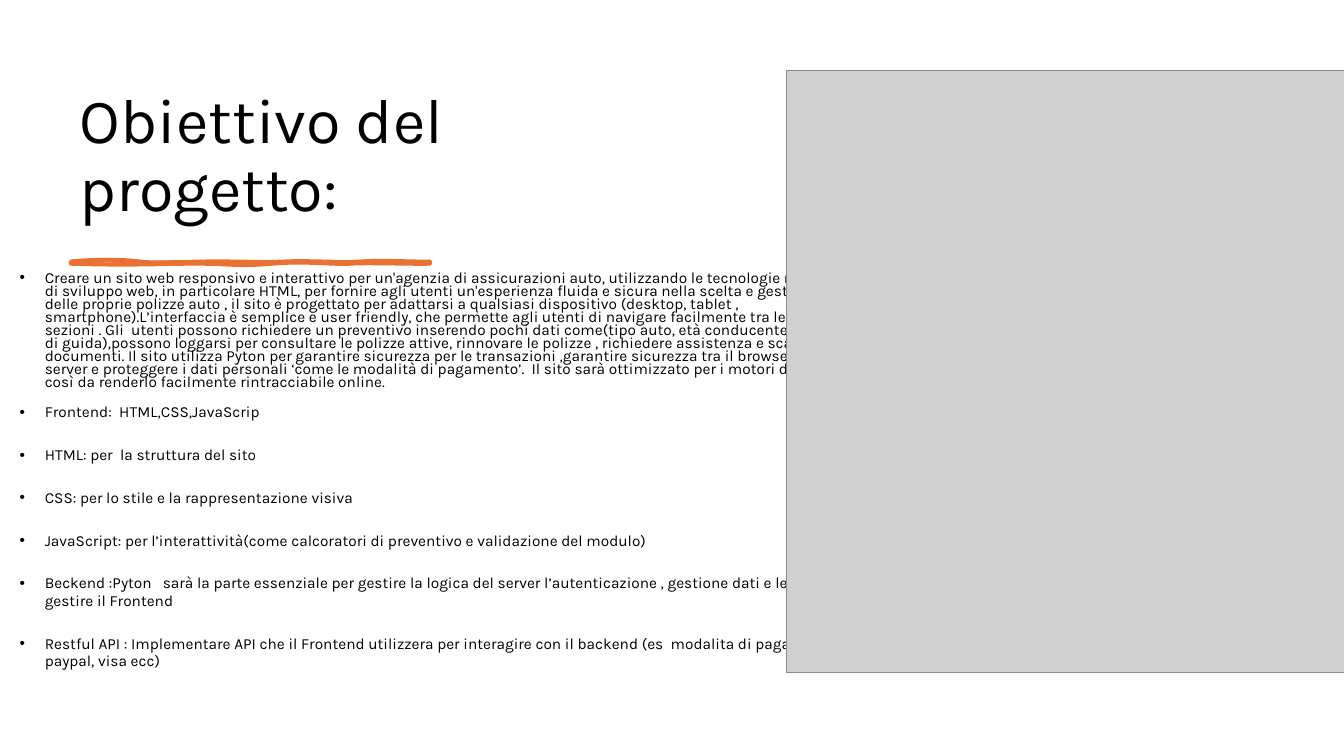
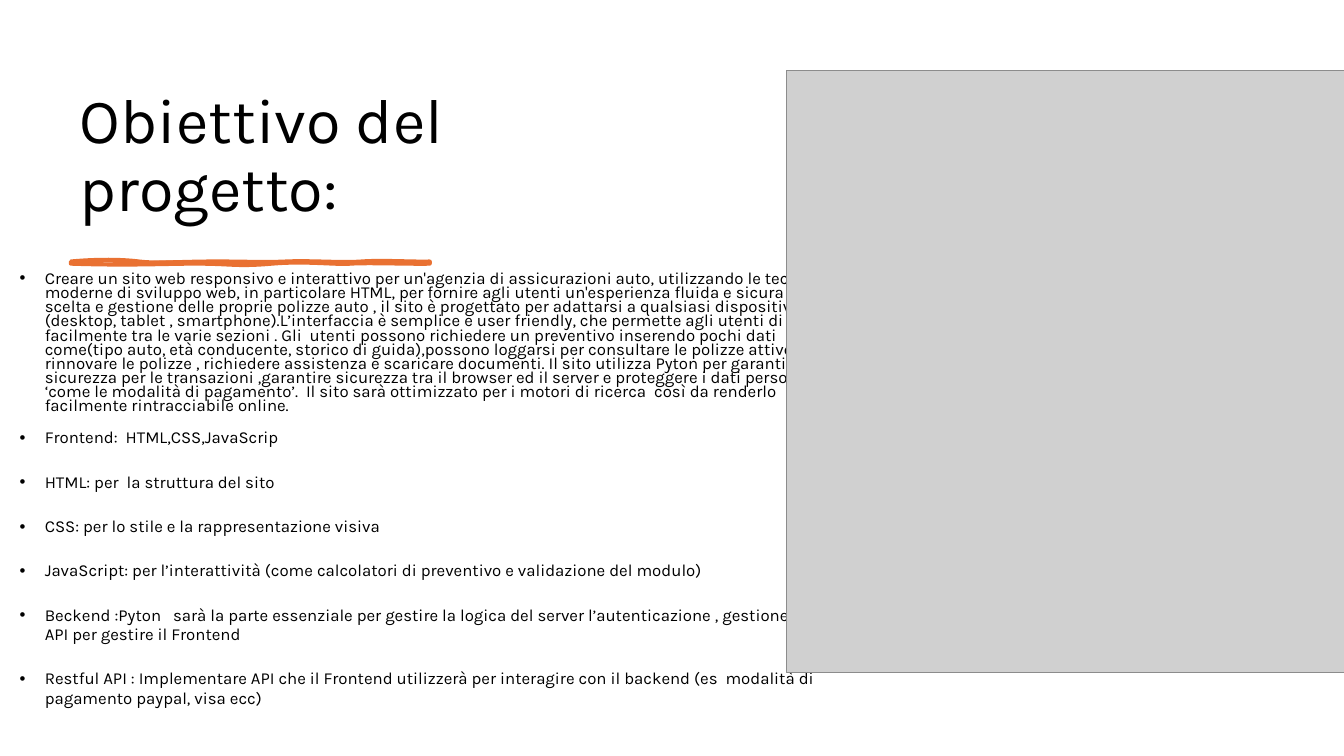
Before and after one commit to Progetti-Universita/tech_web, a slide deck: slide 2 of AssicuraMe.pptx. Drawn at 1344x756 pixels with LibreOffice and Linux fonts; fonts in the diff are those of the drawing; grey boxes stand for pictures. Boxes give left, top, right and bottom in pixels: in the first picture for what was removed or moved away, otherwise in the second. Text is boxed around its words. In the diff, an @@ line names an element or a change of style, - is before the commit and + after.

```diff
--- a/AssicuraMe.pptx
+++ b/AssicuraMe.pptx
@@ text at [45, 269, 845, 644]: size 11 to 12 pt in "Creare un sito web responsivo e interattivo ...", "Frontend: HTML,CSS,JavaScrip", "HTML: per la struttura del sito", "CSS: per lo stile e la rappresentazione ..." and 1 more places @@
@@ text at [45, 563, 702, 580]: text changed; size 11 to 12 pt @@
-• JavaScript: per l’interattività(come calcoratori di preventivo e validazione del modulo)
+• JavaScript: per l’interattività (come calcolatori di preventivo e validazione del modulo)
@@ text at [45, 670, 814, 708]: text changed; size 11 to 12 pt @@
-• Restful API : Implementare API che il Frontend utilizzera per interagire con il backend (es modalita di pagamento paypal, visa ecc)
+• Restful API : Implementare API che il Frontend utilizzerà per interagire con il backend (es modalità di pagamento paypal, visa ecc)
```
Also in this commit, not shown: 1 other slide changed.
